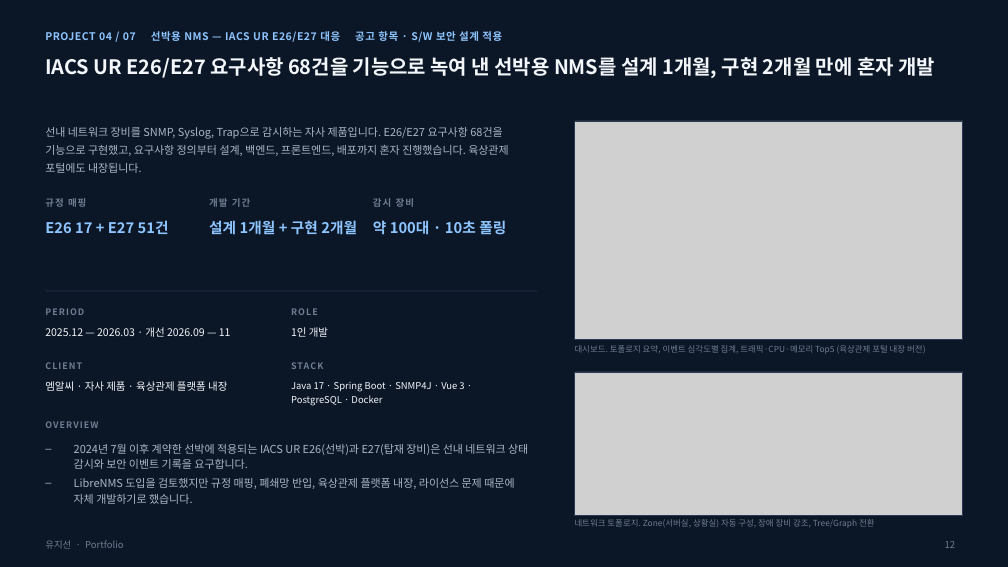
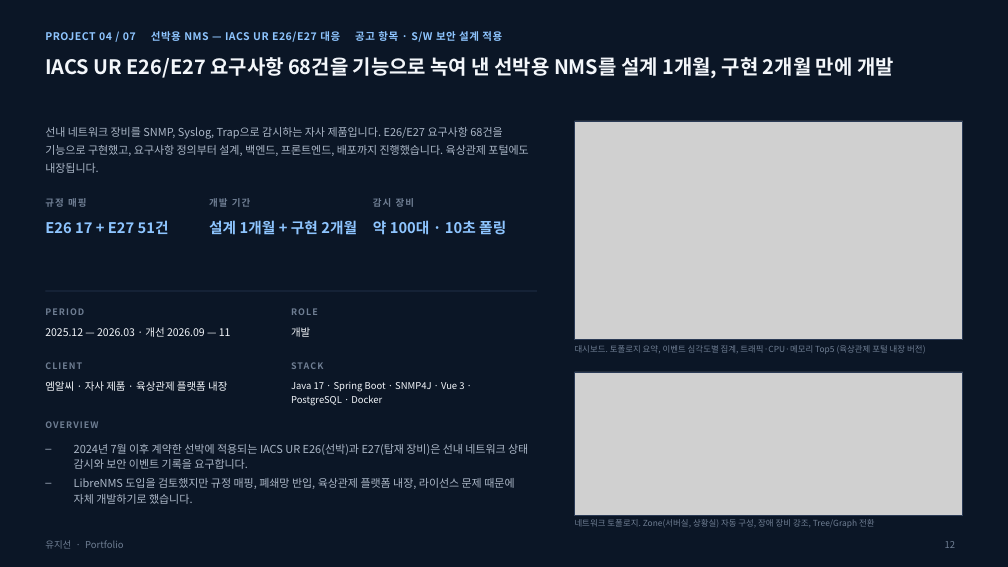
Before and after one commit to maintains00/portfolio, a slide deck: slide 12 of docs/포트폴리오_유지선.pptx. Drawn at 1008x567 pixels with LibreOffice and Linux fonts; fonts in the diff are those of the drawing; grey boxes stand for pictures. Boxes give left, top, right and bottom in pixels: in the first picture for what was removed or moved away, otherwise in the second. Text is boxed around its words. In the diff, an @@ line names an element or a change of style, - is before the commit and + after.

```diff
--- a/docs/포트폴리오_유지선.pptx
+++ b/docs/포트폴리오_유지선.pptx
@@ text at <box>45,57,894,78</box>: text changed @@
-IACS UR E26/E27 요구사항 68건을 기능으로 녹여 낸 선박용 NMS를 설계 1개월, 구현 2개월 만에 혼자 개발
+IACS UR E26/E27 요구사항 68건을 기능으로 녹여 낸 선박용 NMS를 설계 1개월, 구현 2개월 만에 개발
@@ text at <box>45,127,528,173</box>: text changed @@
-선내 네트워크 장비를 SNMP, Syslog, Trap으로 감시하는 자사 제품입니다. E26/E27 요구사항 68건을 기능으로 구현했고, 요구사항 정의부터 설계, 백엔드, 프론트엔드, 배포까지 혼자 진행했습니다. 육상관제 포털에도 내장됩니다.
+선내 네트워크 장비를 SNMP, Syslog, Trap으로 감시하는 자사 제품입니다. E26/E27 요구사항 68건을 기능으로 구현했고, 요구사항 정의부터 설계, 백엔드, 프론트엔드, 배포까지 진행했습니다. 육상관제 포털에도 내장됩니다.
@@ text at <box>291,327,310,337</box>: text changed @@
-1인 개발
+개발
```
Also in this commit, not shown: 8 other slides changed, 3 other files.
